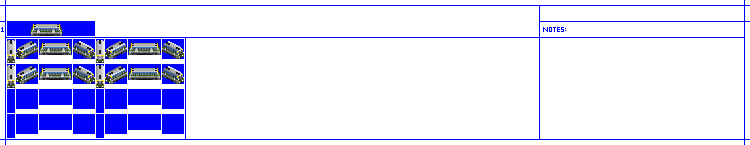
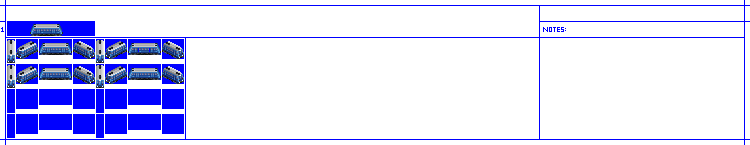
Before/after of a 750px x 145px layered artwork. What changed in the layer stack:
hid "Vline Late" over [7, 24, 184, 87]
showed "CC1", painted on it over [7, 24, 184, 87]